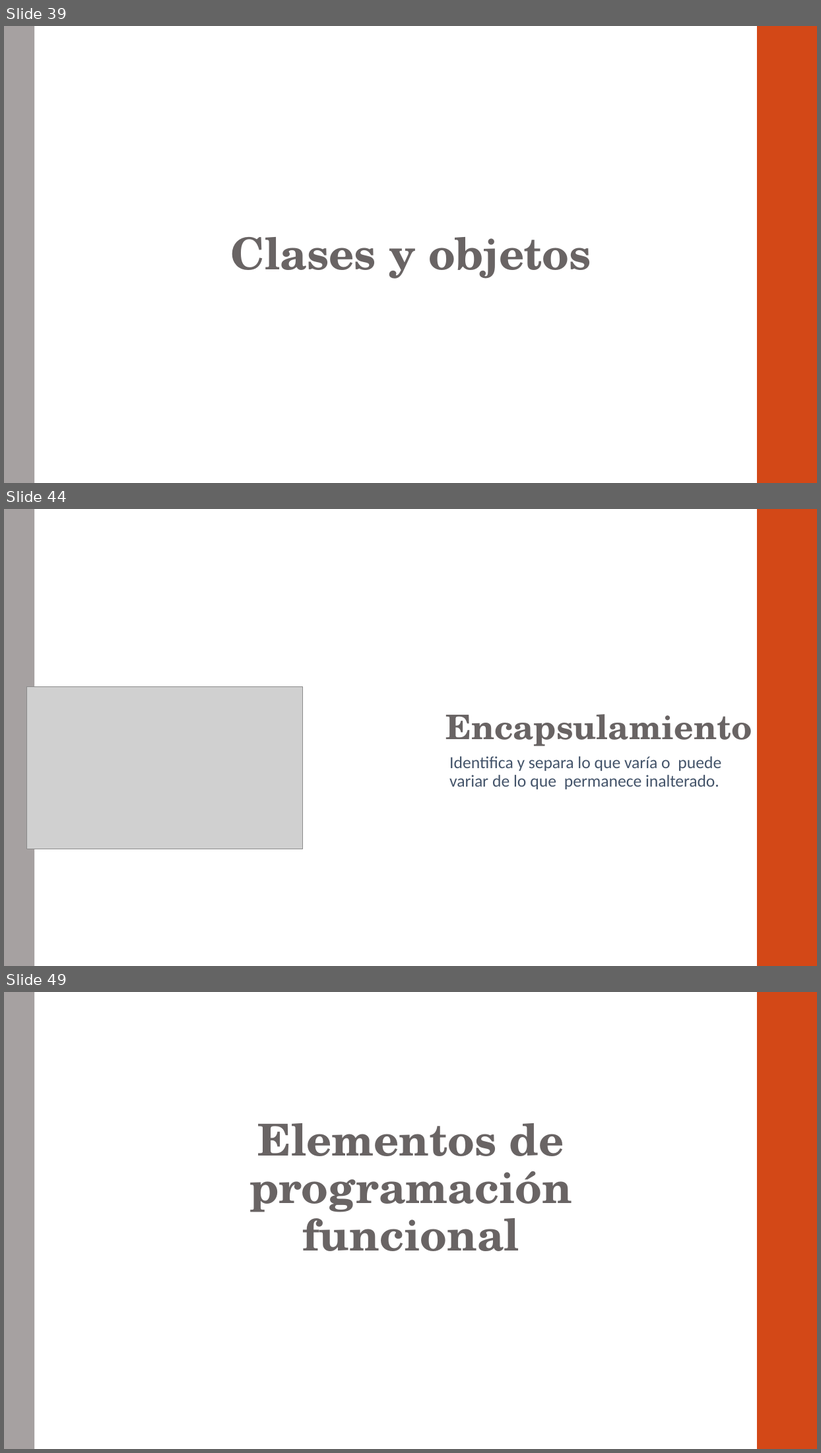
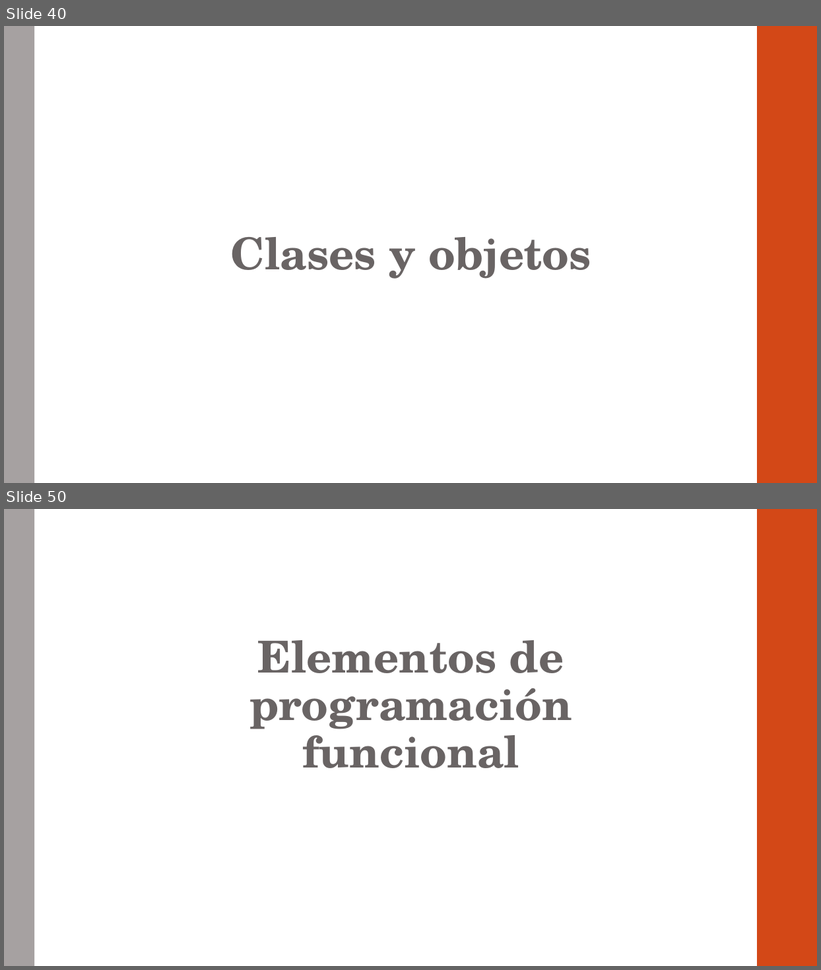
Before and after one commit to otrocarlosmartinez/AF-PYTHON, a slide deck: PRESENTACIÓN.pptx. Shown one above the other, each under a label of ours: slides 39, 44 and 49 before the commit, slides 40 and 50 after it; the slides between them are not shown. The pictures are 821x1453 and 821x970 pixels, drawn with LibreOffice and Linux fonts; fonts in the diff are those of the drawing; grey boxes stand for pictures. Boxes give left, top, right and bottom in pixels: in the first picture for what was removed or moved away, otherwise in the second. Text is boxed around its words. In the diff, an @@ line names an element or a change of style, - is before the commit and + after.

```diff
--- a/PRESENTACIÓN.pptx
+++ b/PRESENTACIÓN.pptx
@@ slide 44 removed at bbox=[4, 509, 817, 966], background #FFFFFF; not listed: 2 template elements that a slide beside it also shows @@
@@ picture removed at bbox=[26, 687, 303, 850] @@
@@ title removed at bbox=[446, 714, 752, 747] @@
-Encapsulamiento
@@ text removed at bbox=[450, 757, 721, 789] @@
-Identifica y separa lo que varía o puede variar de lo que permanece inalterado.
@@ what was slide 39 is now slide 40 @@
@@ what was slide 49 is now slide 50 @@
```
Also in this commit, not shown: 23 slides changed, 4 slides added, 3 other files.
